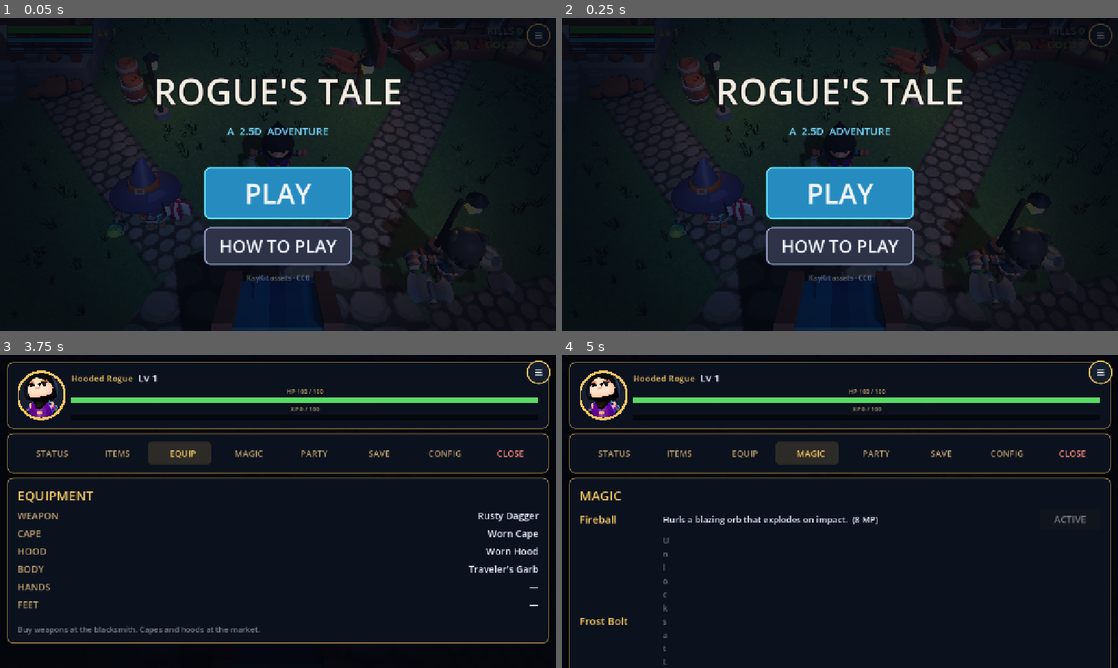
Above: before the commit, frames 1-4 (two rows, left to right).
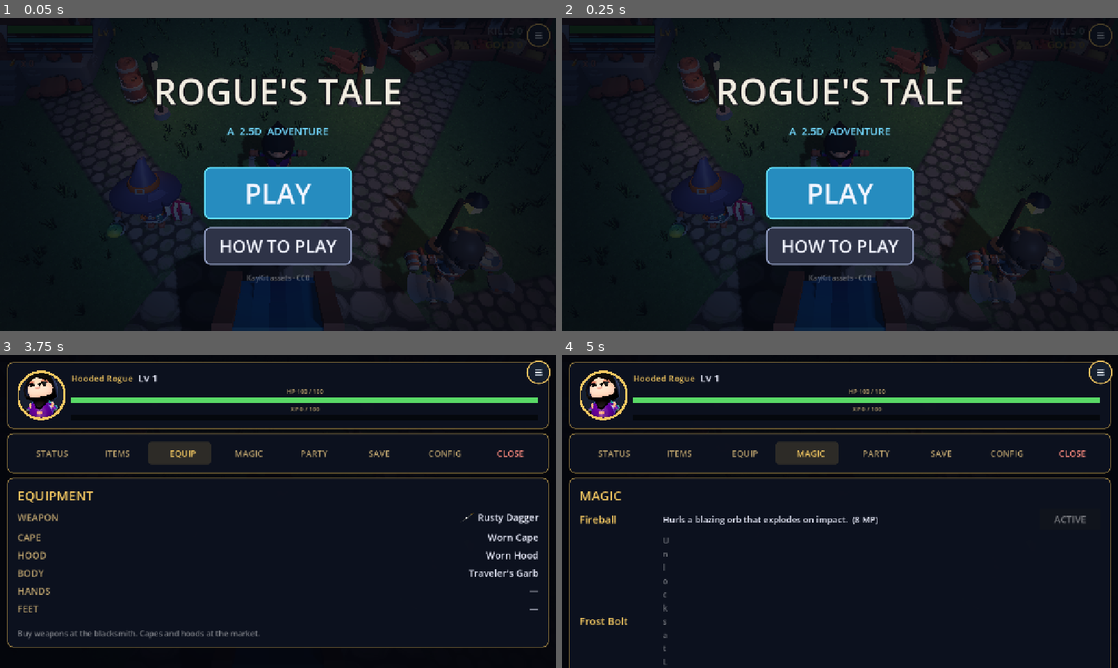
Above: after the commit, the same moments.

Repository: OuterHeavenX/godot-2.5D-rpg
Game: Godot game, scene res://src/world/main.tscn
Same seed, same stepped clock (60 frames per second), same inputs: the game is played once before the commit and once after it.
Inputs (mouse positions are in pixels of both pictures, inside the frame that each line leads up to):
- Up to frame 1 (0.05 s): no input
- Up to frame 2 (0.25 s): no input
- Up to frame 3 (3.75 s): click "PLAY" at 0.5 s; drag from (539, 373) to (333, 442) at 1.27 s; click "STATUS" at 2 s; click "ITEMS" at 2.75 s; click "EQUIP" at 3.5 s
- Up to frame 4 (5 s): click "MAGIC" at 4.25 s

The runs differ from the first frame. In frame 3, 2.9% of the frame differs, in the area x 1-99%, y 50-94%; in frame 4, nothing differs.

Commit message:
Wire CraftPix icons: potion icon in ITEMS tab + HUD counter, weapon tier icons in EQUIP tab

Diff:
--- a/src/ui/char_menu.gd
+++ b/src/ui/char_menu.gd
@@ -352,6 +352,13 @@
 		return
 	var row := HBoxContainer.new()
 	row.add_theme_constant_override("separation", 12)
+	var icon := TextureRect.new()
+	icon.texture = preload("res://assets/icons/potion.png")
+	icon.custom_minimum_size = Vector2(56, 56)
+	icon.expand_mode = TextureRect.EXPAND_IGNORE_SIZE
+	icon.stretch_mode = TextureRect.STRETCH_KEEP_ASPECT_CENTERED
+	icon.mouse_filter = Control.MOUSE_FILTER_IGNORE
+	row.add_child(icon)
 	var info := VBoxContainer.new()
 	info.size_flags_horizontal = Control.SIZE_EXPAND_FILL
 	info.mouse_filter = Control.MOUSE_FILTER_IGNORE
@@ -370,6 +377,15 @@
 	# Weapon (dynamic).
 	var weapon_row := _row("WEAPON", _weapon_text())
 	weapon_row.name = "WeaponRow"
+	var wicon := TextureRect.new()
+	wicon.name = "WeaponIcon"
+	wicon.texture = _weapon_icon_texture()
+	wicon.custom_minimum_size = Vector2(40, 40)
+	wicon.expand_mode = TextureRect.EXPAND_IGNORE_SIZE
+	wicon.stretch_mode = TextureRect.STRETCH_KEEP_ASPECT_CENTERED
+	wicon.mouse_filter = Control.MOUSE_FILTER_IGNORE
+	weapon_row.add_child(wicon)
+	weapon_row.move_child(wicon, 1)
 	v.add_child(weapon_row)
 	# Cape and hood (dynamic — updates when equipment changes).
 	var cape_row := _row("CAPE", _cape_text())
@@ -407,6 +423,15 @@
 		return "Worn Cape"
 	return "%s (+%d HP)" % [Equipment.cape_name(lvl), int(Equipment.cape_hp_bonus(lvl))]
 
+## Icon for the player's current weapon tier (0-5, Slate to Radiant).
+func _weapon_icon_texture() -> Texture2D:
+	var player := get_tree().get_first_node_in_group("player")
+	var lvl: int = int(player.get("weapon_level")) if player != null else 0
+	var tier := 0
+	if lvl > 0:
+		tier = mini((lvl - 1) / 10, 5)
+	return load("res://assets/icons/weapon_tier%d.png" % tier) as Texture2D
+
 func _hood_text() -> String:
 	var player := get_tree().get_first_node_in_group("player")
 	if player == null:
@@ -421,8 +446,9 @@
 	var weapon_row := find_child("WeaponRow", true, false)
 	var cape_row := find_child("CapeRow", true, false)
 	var hood_row := find_child("HoodRow", true, false)
-	if weapon_row != null and weapon_row.get_child_count() >= 2:
-		(weapon_row.get_child(1) as Label).text = _weapon_text()
+	if weapon_row != null and weapon_row.get_child_count() >= 3:
+		(weapon_row.get_child(1) as TextureRect).texture = _weapon_icon_texture()
+		(weapon_row.get_child(2) as Label).text = _weapon_text()
 	if cape_row != null and cape_row.get_child_count() >= 2:
 		(cape_row.get_child(1) as Label).text = _cape_text()
 	if hood_row != null and hood_row.get_child_count() >= 2:
--- a/src/ui/hud.gd
+++ b/src/ui/hud.gd
@@ -19,6 +19,7 @@
 var _pulse := 0.0
 var _banner: Label
 var _banner_alpha := 0.0
+var _potion_label: Label
 
 func _ready() -> void:
 	layer = 5
@@ -44,6 +45,9 @@
 			player.leveled_up.connect(_on_leveled_up)
 		if player.has_signal("gold_changed"):
 			player.gold_changed.connect(_on_gold_changed)
+		if player.has_signal("potions_changed"):
+			player.potions_changed.connect(_on_potions_changed)
+			_on_potions_changed(int(player.get("potions")))
 	var mgr := get_tree().get_first_node_in_group("skeleton_manager")
 	if mgr != null and mgr.has_signal("kills_changed"):
 		mgr.kills_changed.connect(_on_kills_changed)
@@ -185,6 +189,34 @@
 	_flash.set_anchors_preset(Control.PRESET_FULL_RECT)
 	_flash.mouse_filter = Control.MOUSE_FILTER_IGNORE
 	add_child(_flash)
+	# Potion counter (below the MP bar, top-left).
+	var potion_icon := TextureRect.new()
+	potion_icon.texture = preload("res://assets/icons/potion.png")
+	potion_icon.anchor_left = 0.0
+	potion_icon.anchor_top = 0.0
+	potion_icon.offset_left = 16
+	potion_icon.offset_top = 88
+	potion_icon.offset_right = 44
+	potion_icon.offset_bottom = 116
+	potion_icon.expand_mode = TextureRect.EXPAND_IGNORE_SIZE
+	potion_icon.stretch_mode = TextureRect.STRETCH_KEEP_ASPECT_CENTERED
+	potion_icon.mouse_filter = Control.MOUSE_FILTER_IGNORE
+	add_child(potion_icon)
+	_potion_label = Label.new()
+	_potion_label.text = "x 0"
+	_potion_label.add_theme_font_size_override("font_size", 22)
+	_potion_label.add_theme_color_override("font_color", Color(1.0, 0.65, 0.65))
+	_potion_label.add_theme_color_override("font_outline_color", Color(0, 0, 0, 0.8))
+	_potion_label.add_theme_constant_override("outline_size", 4)
+	_potion_label.anchor_left = 0.0
+	_potion_label.anchor_top = 0.0
+	_potion_label.offset_left = 48
+	_potion_label.offset_top = 88
+	_potion_label.offset_right = 130
+	_potion_label.offset_bottom = 116
+	_potion_label.vertical_alignment = VERTICAL_ALIGNMENT_CENTER
+	_potion_label.mouse_filter = Control.MOUSE_FILTER_IGNORE
+	add_child(_potion_label)
 
 func _process(delta: float) -> void:
 	if _flash_alpha > 0.0:
@@ -223,6 +255,9 @@
 func _on_gold_changed(amount: int) -> void:
 	_gold_label.text = "GOLD %d" % amount
 
+func _on_potions_changed(count: int) -> void:
+	_potion_label.text = "x %d" % count
+
 func _on_atb_changed(atb: float) -> void:
 	_atb_fill.offset_right = 19 + 194 * clampf(atb, 0.0, 1.0)
 
Binary file added: assets/icons/potion.png
Not shown, added: assets/icons/potion.png.import
Binary file added: assets/icons/weapon_tier0.png
Not shown, added: assets/icons/weapon_tier0.png.import
Binary file added: assets/icons/weapon_tier1.png
Not shown, added: assets/icons/weapon_tier1.png.import
Binary file added: assets/icons/weapon_tier2.png
Not shown, added: assets/icons/weapon_tier2.png.import
Binary file added: assets/icons/weapon_tier3.png
Not shown, added: assets/icons/weapon_tier3.png.import
Binary file added: assets/icons/weapon_tier4.png
Not shown, added: assets/icons/weapon_tier4.png.import
(and 4 more such lines)
